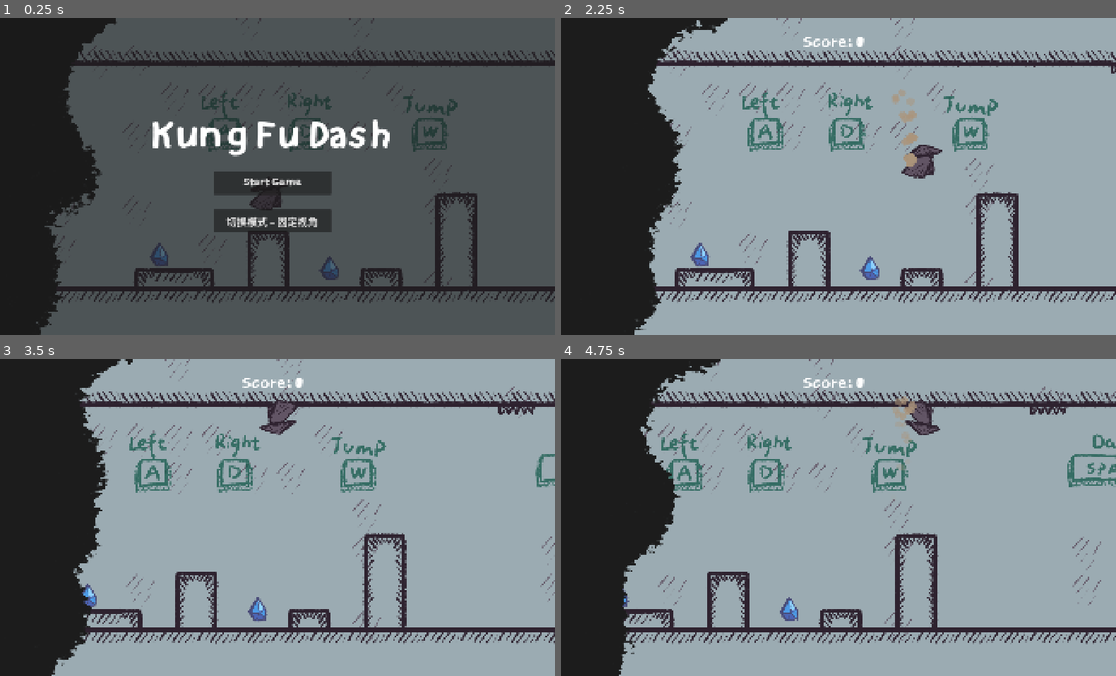
Above: before the commit, frames 1-4 (two rows, left to right).
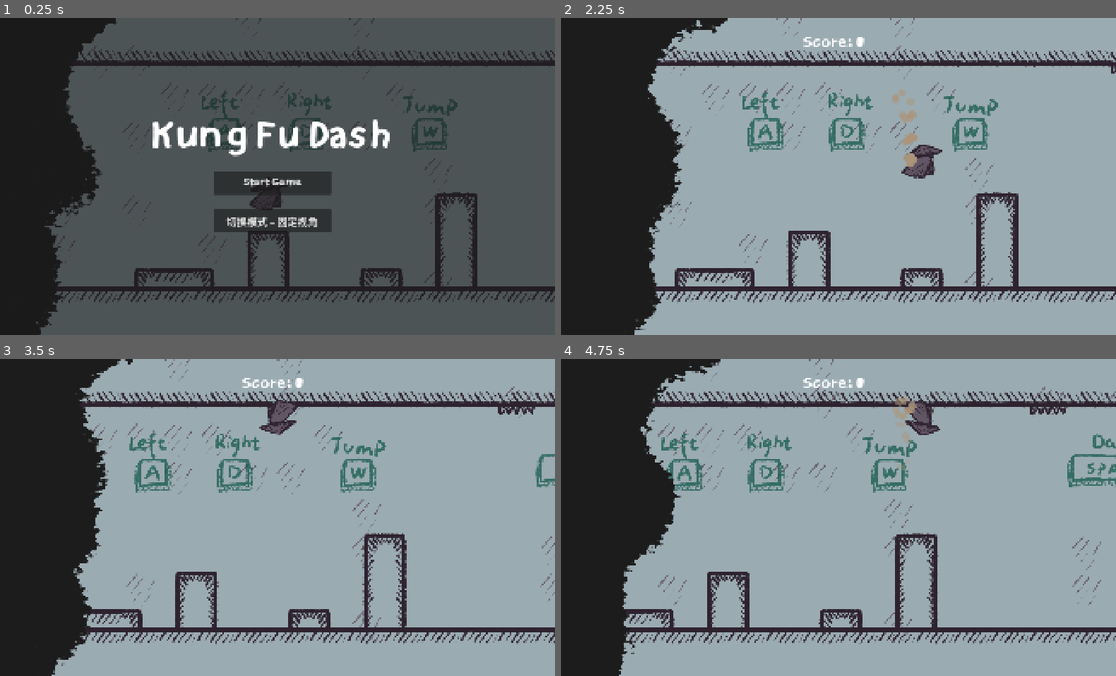
Above: after the commit, the same moments.

Repository: YiTongHu-SC/upside-down
Game: Godot game, scene res://scenes/main.tscn
Two runs of this game, one before a commit and one after it. Both use one fixed random seed, a clock stepped at 60 frames per second and the inputs below.
Inputs:
- Up to frame 1 (0.25 s): no input
- Up to frame 2 (2.25 s): click "Start Game" at 0.5 s; hold D (MOVE_RIGHT) from 1.28 s (still down); tap Space (DASH) at 1.35, 2.1 s; tap W (JUMP) at 1.52 s
- Up to frame 3 (3.5 s): tap W (JUMP) at 2.27 s; release D (MOVE_RIGHT) at 2.78 s; hold A (MOVE_LEFT) from 2.78 s (still down); tap Space (DASH) at 2.85 s
- Up to frame 4 (4.75 s): release A (MOVE_LEFT) at 3.53 s; hold D (MOVE_RIGHT) from 3.53 s (still down); tap Space (DASH) at 3.6, 4.35 s; tap W (JUMP) at 3.77, 4.52 s

The runs differ from the first frame. In frame 1, 0.3% of the frame differs, in the area x 26-62%, y 70-83%; in frame 2, 0.3%, in the area x 23-58%, y 70-83%; in frame 3, 0.3%; in frame 4, 0.2%.

Commit message:
refactor(nodes): remove unused Diamond nodes from level_packed_1.tscn
- Remove Diamond and Diamond2 nodes from the scene
- Delete references to the unused PackedScene resource
- Update the node count in the scene header

Diff:
--- a/nodes/level_packed_1.tscn
+++ b/nodes/level_packed_1.tscn
@@ -1,9 +1,8 @@
-[gd_scene load_steps=5 format=4 uid="uid://dgq1g3d3xvpjf"]
+[gd_scene load_steps=4 format=4 uid="uid://dgq1g3d3xvpjf"]
 
 [ext_resource type="TileSet" uid="uid://xk2hqrsam3si" path="res://tile_map/tile.tres" id="1_j3x5o"]
 [ext_resource type="Script" uid="uid://cdsu4y48ldf3e" path="res://nodes/level_packed.gd" id="1_x432i"]
 [ext_resource type="Texture2D" uid="uid://bchktgbydrntx" path="res://images/tutorial_0.png" id="3_8inx2"]
-[ext_resource type="PackedScene" uid="uid://61lhsksnt662" path="res://nodes/diamond.tscn" id="4_gvq0o"]
 
 [node name="LevelPacked" type="Node2D"]
 use_parent_material = true
@@ -41,9 +40,3 @@
 modulate = Color(1, 1, 1, 0.772549)
 position = Vector2(1231, 389)
 texture = ExtResource("3_8inx2")
-
-[node name="Diamond" parent="." instance=ExtResource("4_gvq0o")]
-position = Vector2(653, 844)
-
-[node name="Diamond2" parent="." instance=ExtResource("4_gvq0o")]
-position = Vector2(1231, 890)
